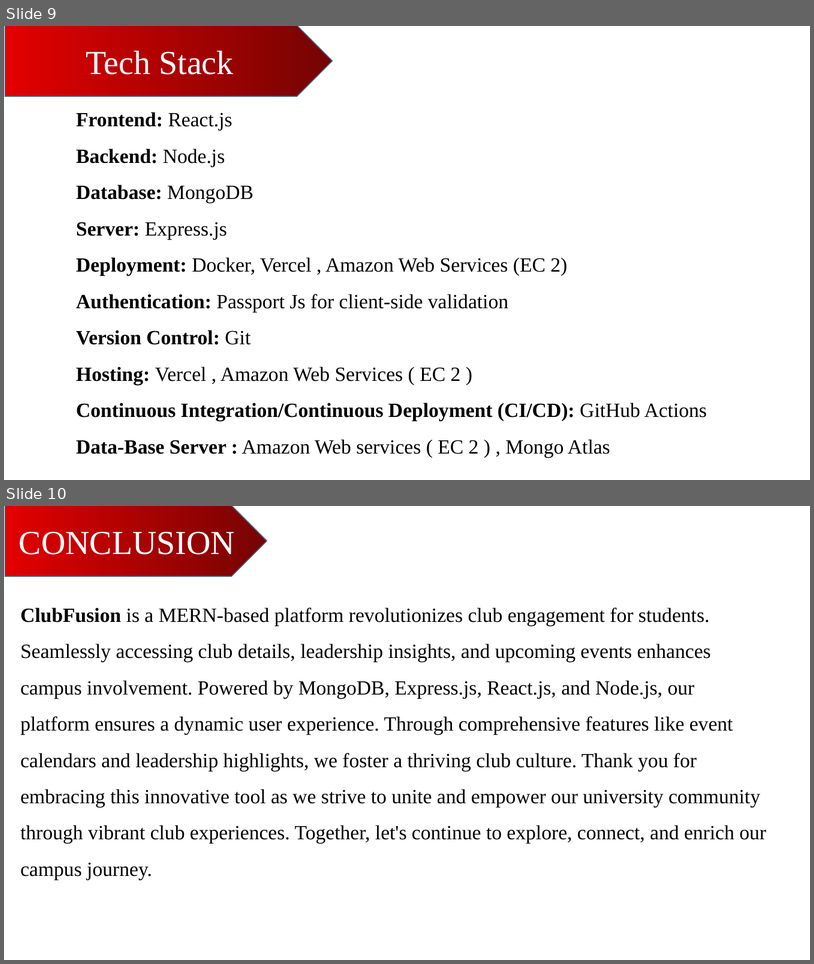
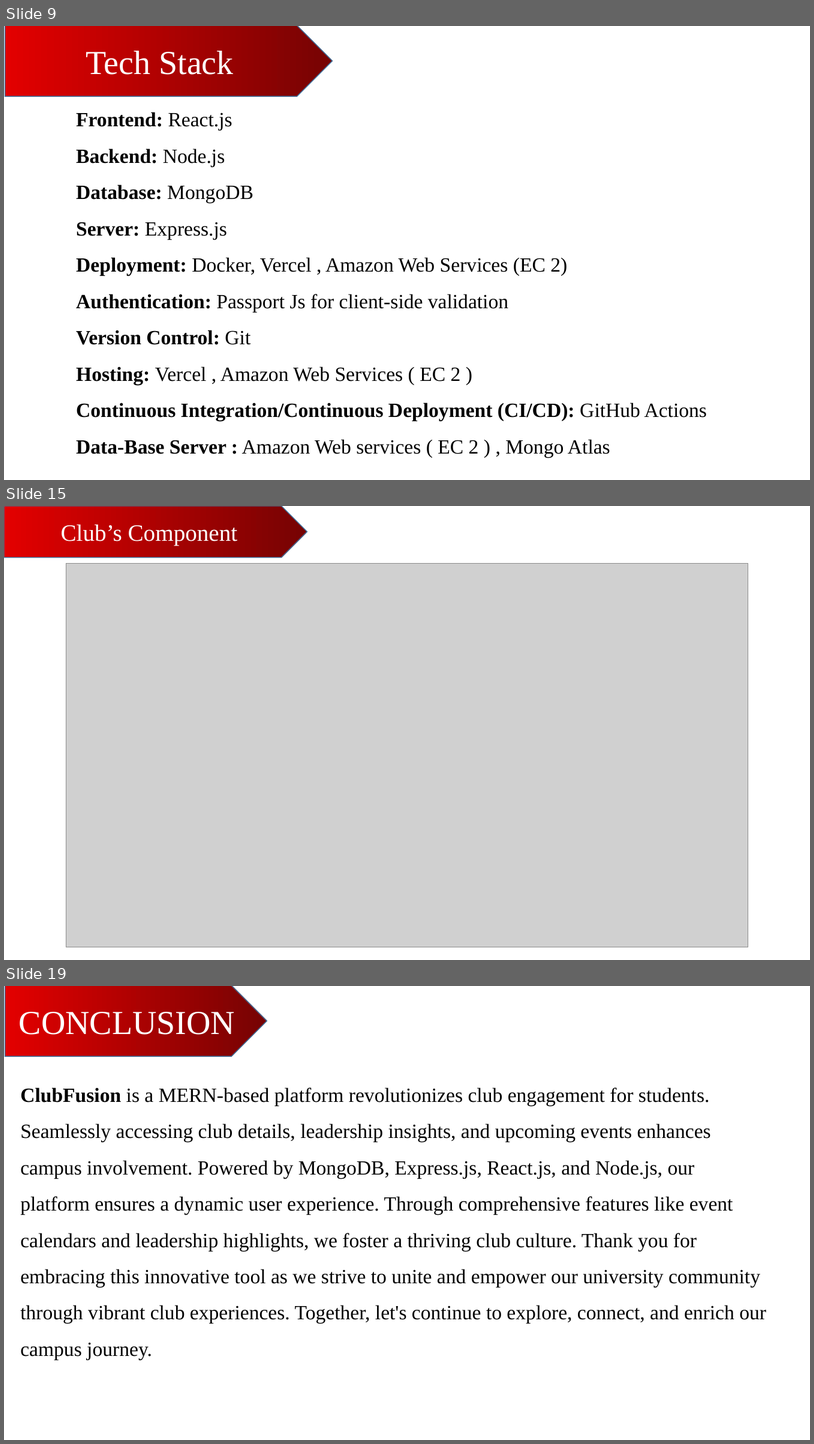
Before and after one commit to VarunHarinath/project-club-fuisson, a slide deck: Club_fusion_ppt.pptx. Shown one above the other, each under a label of ours: slides 9 and 10 before the commit, slides 9, 15 and 19 after it; the slides between them are not shown. The pictures are 814x964 and 814x1444 pixels, drawn with LibreOffice and Linux fonts; fonts in the diff are those of the drawing; grey boxes stand for pictures. Boxes give left, top, right and bottom in pixels: in the first picture for what was removed or moved away, otherwise in the second. Text is boxed around its words. In the diff, an @@ line names an element or a change of style, - is before the commit and + after.

```diff
--- a/Club_fusion_ppt.pptx
+++ b/Club_fusion_ppt.pptx
@@ slide 15 added at (4,506,810,960), background #FFFFFF @@
@@ pentagon arrow added at (4,506,307,558), fill gradient #E30000 to #760303, outline #42719B 1 pt, 28 pt, text #FFFFFF @@
+Club’s Component
@@ picture added at (66,563,749,946) @@
@@ what was slide 10 is now slide 19 @@
```
Also in this commit, not shown: 8 other slides added, 3 other files.
